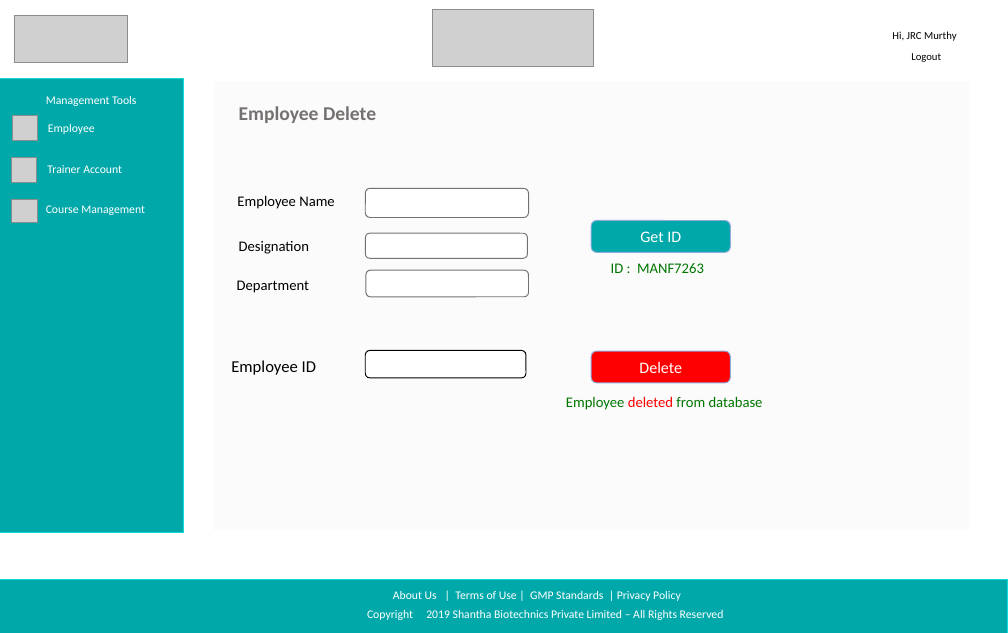
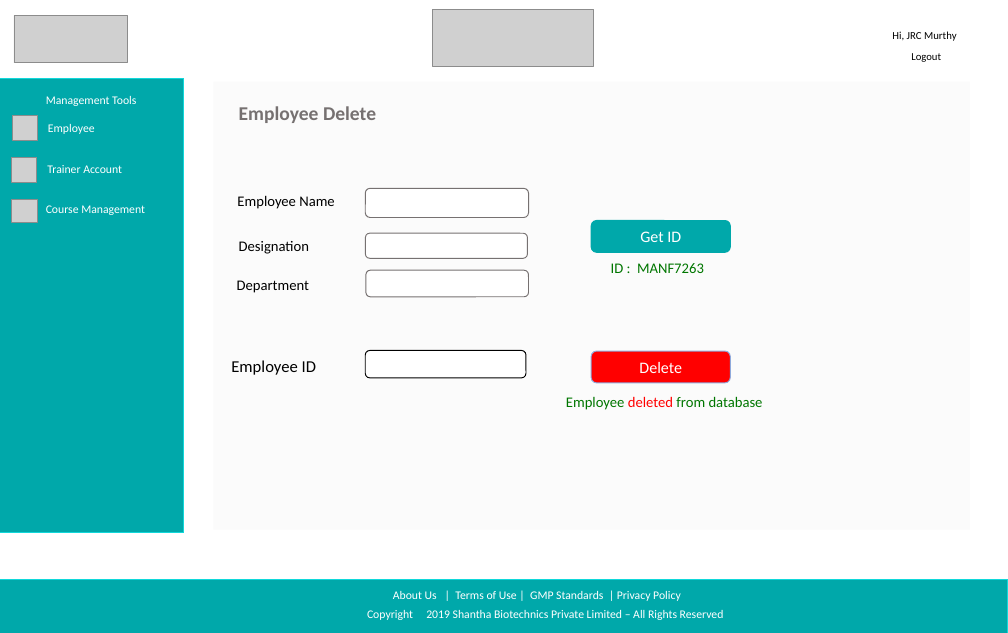
Before and after one commit to sarthakbhutani/Shantha_sih2019, a slide deck: slide 16 of Documentation/Screen Designs/Shanta Sanofi Screen Designs.pptx. Drawn at 1008x633 pixels with LibreOffice and Linux fonts; fonts in the diff are those of the drawing; grey boxes stand for pictures; background and template pictures are left out. Boxes give left, top, right and bottom in pixels: in the first picture for what was removed or moved away, otherwise in the second. Text is boxed around its words. In the diff, an @@ line names an element or a change of style, - is before the commit and + after.

```diff
--- a/Documentation/Screen Designs/Shanta Sanofi Screen Designs.pptx
+++ b/Documentation/Screen Designs/Shanta Sanofi Screen Designs.pptx
@@ rounded rectangle "Get ID" at (591, 221, 730, 253): outline #8FAADC 1 pt to #00A8AA 1 pt @@
```
Also in this commit, not shown: 4 other slides changed, 1 other file.
